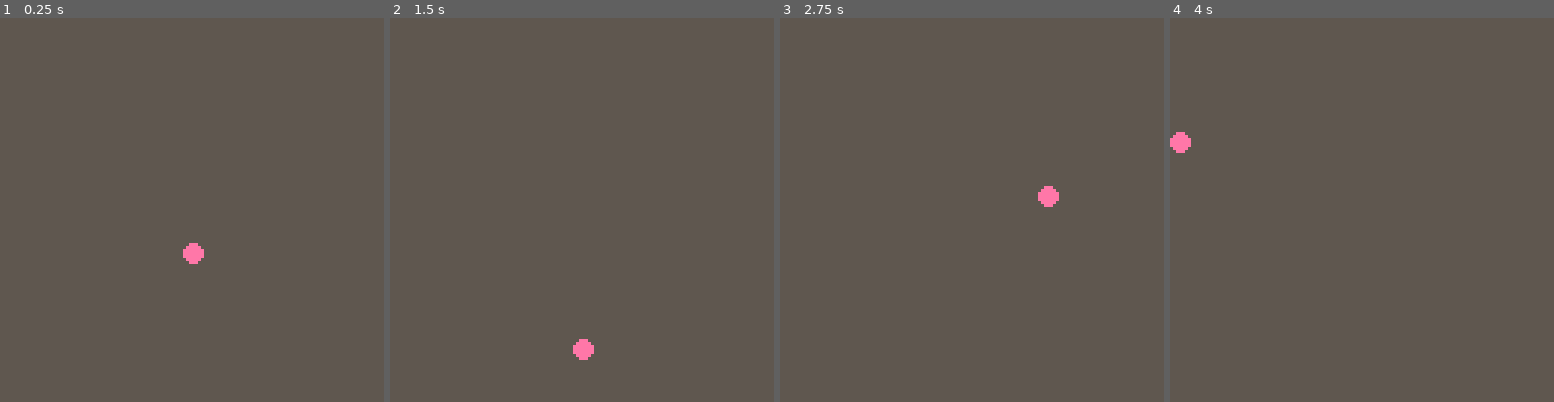
Above: before the commit, frames 1-4 (left to right).
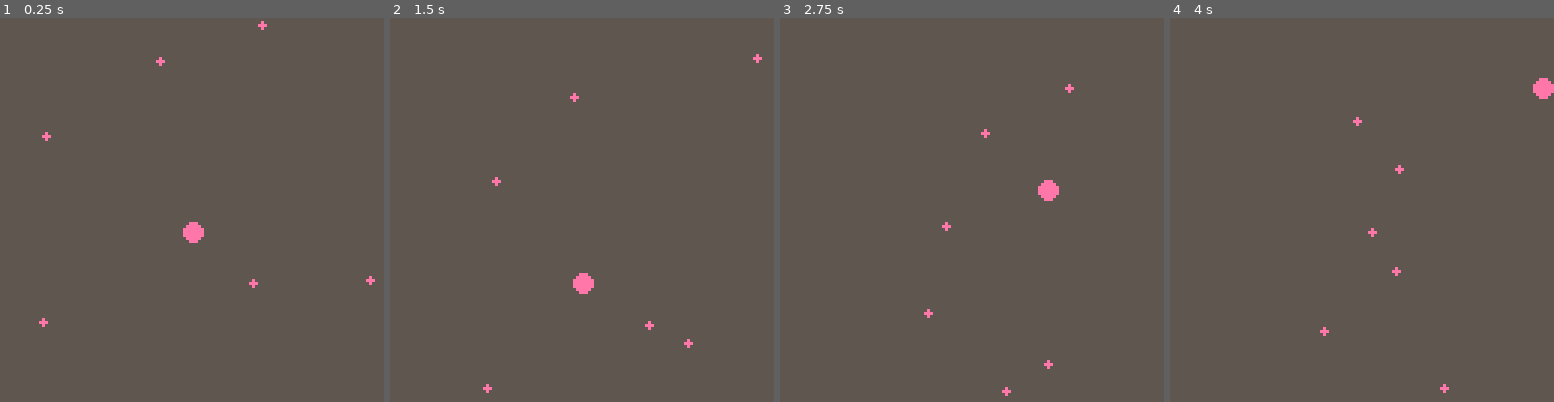
Above: after the commit, the same moments.

Repository: jmross/pico8-balloon-journey
Game: PICO-8 cartridge trip.p8
Two runs of this game, one before a commit and one after it. Both use one fixed random seed, a clock stepped at 60 frames per second and the inputs below.
Inputs:
- Up to frame 1 (0.25 s): no input
- Up to frame 2 (1.5 s): tap X (X key) at 0.33, 1.07 s; tap O (Z key) at 0.7 s
- Up to frame 3 (2.75 s): hold Right 1.6-2.1 s; tap O (Z key) at 1.7, 2.1, 2.5 s; tap X (X key) at 1.85 s; hold Up 2.15-2.42 s; hold Right from 2.47 s (still down)
- Up to frame 4 (4 s): tap O (Z key) at 2.9, 3.3, 3.7 s; tap X (X key) at 2.97 s; release Right at 3.03 s; hold Left 3.08-3.58 s; hold Down 3.63-3.97 s

The runs differ from the first frame. In frame 1, 0.6% of the frame differs, in the area x 10-98%, y 0-81%; in frame 2, 0.6%; in frame 3, 0.4%; in frame 4, 0.6%.

Commit message:
Started adding enemies

Diff:
--- a/trip.lua
+++ b/trip.lua
@@ -1,6 +1,13 @@
 
-grav = 0.5
+min_x = 0
+min_y = 0
+max_x = 127
+max_y = 127
 
+grav = 0.25
+x_resist = 0.98
+
+-- player
 p = {
   size = 3,
   x = 64,
@@ -12,11 +19,10 @@
 
   x_accel = 0.5,
   y_accel = 3,
-  flap_accel = 4,
 
-  max_x = 2,
-  max_y = 3,
-  max_grav_speed = 4
+  max_x_speed = 2,
+  max_y_speed = 3,
+  max_grav_speed = 3
 }
 
 function p:draw()
@@ -38,8 +44,8 @@
 end
 
 function p:flap()
-  if(self.dy > -self.max_y) then
-    self.ddy = -self.flap_accel
+  if(self.dy > -self.max_y_speed) then
+    self.ddy = -self.y_accel
   end
 end
 
@@ -49,23 +55,76 @@
   self.y += self.dy
   self.ddy = grav
 
-  if(self.dx > self.max_x) then self.dx = self.max_x end
-  if(self.dx < -self.max_x) then self.dx = -self.max_x end
+  if(self.dx > self.max_x_speed) then self.dx = self.max_x_speed end
+  if(self.dx < -self.max_x_speed) then self.dx = -self.max_x_speed end
   if(self.dy > self.max_grav_speed) then self.dy = self.max_grav_speed end
   if(self.dy < -self.max_grav_speed) then self.dy = -self.max_grav_speed end
 
-  self.dx *= 0.98
+  -- slow down x speed over time
+  self.dx *= x_resist
+  -- stop completely
+  if(abs(self.dx) < 0.01) then self.dx = 0 end
 
-  if(self.x < 0) then self.x = 127 end
-  if(self.x > 127) then self.x = 0 end
+  -- bounce off ceiling
+  if(self.y < self.size) then self.dy = 0.5*abs(self.dy) self.y = self.size end
+  -- lose if touch floor
+  if(self.y > max_y - self.size) then
+    printh("YOU LOSE")
+    self.y = max_y - self.size
+    self.dx = 0
+    self.dy = 0
+    self.ddx = 0
+    self.ddy = 0
+  end
+
+  -- stop on left/right walls
+  if(self.x < self.size) then self.dx = 0 self.x = self.size end
+  if(self.x > max_x - self.size) then self.dx = 0 self.x = max_x - self.size end
+end
+
+-- enemies
+enemies = {}
+-- enemy
+enemy = {
+  size = 1,
+  x = 0,
+  y = 0,
+  dx = 0,
+  dy = 0,
+}
+enemy.__index = enemy
+function enemy:update()
+  self.x += self.dx
+  self.y += self.dy
   -- bounce off ceiling
   if(self.y < self.size) then self.dy = abs(self.dy) self.y = self.size end
   -- bounce off floor
-  if(self.y > 127 - self.size) then self.dy = 0.9*-abs(self.dy) self.y = 127 - self.size end
+  if(self.y > max_y - self.size) then self.dy = -abs(self.dy) self.y = max_y - self.size end
+
+  -- stop on left/right walls
+  if(self.x < self.size) then self.dx = abs(self.dx) self.x = self.size end
+  if(self.x > max_x - self.size) then self.dx = -abs(self.dx) self.x = max_x - self.size end
+end
+function enemy:draw()
+  circfill(self.x, self.y, self.size, 14)
+end
+function enemy:new(o)
+  return setmetatable(o or {}, self)
 end
 
 function _init()
+  -- disable btnp repeats
   poke(0X5F5C, 255)
+
+  for i = 0,5 do
+    e = enemy:new({
+        x = rnd(127),
+        y = rnd(127),
+        dx = rnd(1),
+        dy = rnd(1)
+      })
+    add(enemies, e)
+  end
 end
 
 function _update()
@@ -74,9 +133,15 @@
   if (btn(0)) then p:move_left() end
   if (btn(1)) then p:move_right() end
   p:update()
+  for e in all(enemies) do
+    e:update()
+  end
 end
 
 function _draw()
   cls(5)
   p:draw()
+  for e in all(enemies) do
+    e:draw()
+  end
 end
